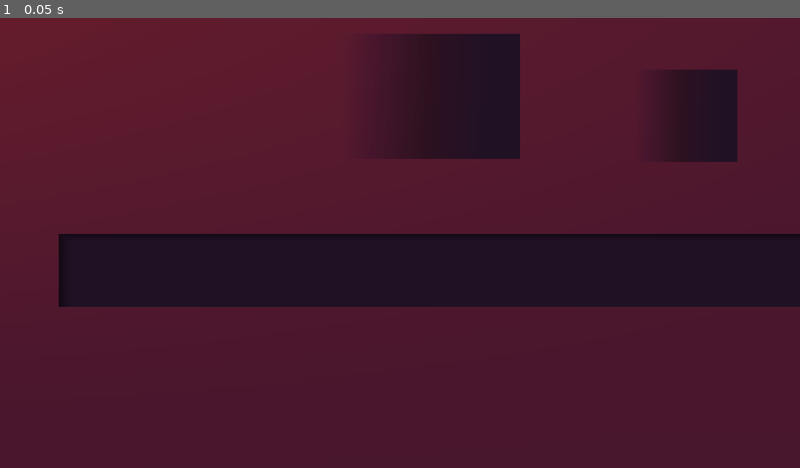
Above: before the commit, frame 1.
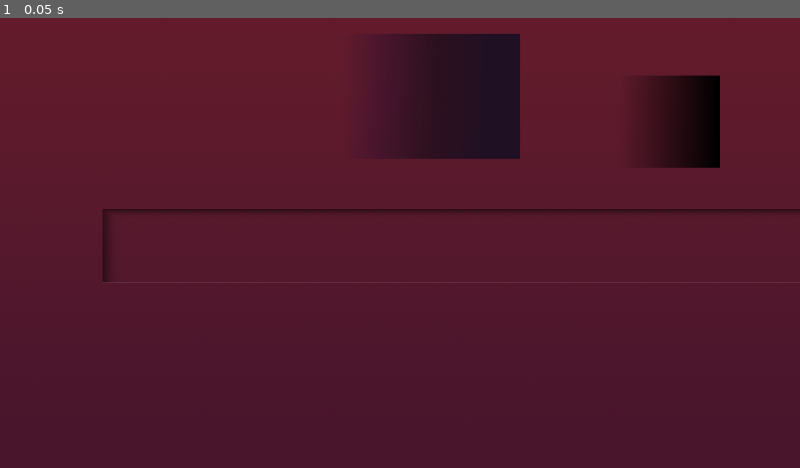
Above: after the commit, the same moment.

Repository: Aurif/az_zy-idle
Game: Godot game, scene res://scenes/main.tscn
The game is run twice, just before and just after one commit, with the same random seed, the same clock (stepped at 60 frames per second) and the same inputs.
Inputs:
- Up to frame 1 (0.05 s): no input

The runs differ from the first frame. In frame 1, 17% of the frame differs, in the area x 7-100%, y 11-65%.

Commit message:
Godot - added dithering to prevent banding in gradients

Diff:
--- a/Game Source/project.godot
+++ b/Game Source/project.godot
@@ -27,3 +27,4 @@
 
 renderer/rendering_method="gl_compatibility"
 renderer/rendering_method.mobile="gl_compatibility"
+viewport/hdr_2d=true
--- a/Game Source/scenes/main.tscn
+++ b/Game Source/scenes/main.tscn
@@ -4,11 +4,9 @@
 [ext_resource type="Shader" path="res://shaders/neuro/neuro.gdshader" id="3_e6iul"]
 [ext_resource type="Script" path="res://shaders/_common/viewport.gd" id="4_4g1lp"]
 
-[sub_resource type="ViewportTexture" id="ViewportTexture_0rkss"]
-viewport_path = NodePath("ColorShader/Viewport-L2")
-
 [sub_resource type="Gradient" id="Gradient_e7cc0"]
 interpolation_mode = 2
+offsets = PackedFloat32Array(0, 0.993506)
 colors = PackedColorArray(0.4, 0.4, 0.4, 1, 0.301961, 0.301961, 0.301961, 1)
 
 [sub_resource type="GradientTexture2D" id="GradientTexture2D_knc4w"]
@@ -34,6 +32,9 @@
 
 [sub_resource type="GradientTexture1D" id="GradientTexture1D_bncvm"]
 gradient = SubResource("Gradient_glu42")
+
+[sub_resource type="ViewportTexture" id="ViewportTexture_0rkss"]
+viewport_path = NodePath("PostProcessing/ColorShader/Viewport-L2")
 
 [sub_resource type="Gradient" id="Gradient_l1t4s"]
 offsets = PackedFloat32Array(0, 0.5)
@@ -51,7 +52,7 @@
 shader_parameter/light_color_gradient = SubResource("GradientTexture1D_uc3tr")
 
 [sub_resource type="ViewportTexture" id="ViewportTexture_sj75x"]
-viewport_path = NodePath("NeuroShader/Viewport-L3")
+viewport_path = NodePath("PostProcessing/NeuroShader/Viewport-L3")
 
 [sub_resource type="Gradient" id="Gradient_2ok5h"]
 offsets = PackedFloat32Array(0, 0.5)
@@ -69,10 +70,10 @@
 shader_parameter/light_color_gradient = SubResource("GradientTexture1D_2q1my")
 
 [sub_resource type="ViewportTexture" id="ViewportTexture_ee53u"]
-viewport_path = NodePath("NeuroShader/Viewport-L3")
+viewport_path = NodePath("PostProcessing/NeuroShader/Viewport-L3")
 
 [sub_resource type="ViewportTexture" id="ViewportTexture_8jsj3"]
-viewport_path = NodePath("PostShaderView/Viewport-L1")
+viewport_path = NodePath("PostProcessing/PostShaderView/Viewport-L1")
 
 [node name="Root" type="Control"]
 visibility_layer = 1048575
@@ -84,22 +85,84 @@
 grow_vertical = 2
 metadata/_edit_lock_ = true
 
-[node name="ColorShader" type="Control" parent="."]
-layout_mode = 1
-anchors_preset = 15
-anchor_right = 1.0
-anchor_bottom = 1.0
-grow_horizontal = 2
-grow_vertical = 2
-
-[node name="Viewport-L2" type="SubViewport" parent="ColorShader"]
-debug_draw = 1
+[node name="Background" type="Control" parent="."]
+visibility_layer = 2
+layout_mode = 1
+anchors_preset = 15
+anchor_right = 1.0
+anchor_bottom = 1.0
+grow_horizontal = 2
+grow_vertical = 2
+metadata/_edit_lock_ = true
+
+[node name="VerticalGradient" type="TextureRect" parent="Background"]
+visibility_layer = 2
+layout_mode = 1
+anchors_preset = 15
+anchor_right = 1.0
+anchor_bottom = 1.0
+grow_horizontal = 2
+grow_vertical = 2
+texture = SubResource("GradientTexture2D_knc4w")
+metadata/_edit_lock_ = true
+
+[node name="HorizontalGradient" type="TextureRect" parent="Background"]
+visible = false
+visibility_layer = 2
+layout_mode = 1
+anchors_preset = 15
+anchor_right = 1.0
+anchor_bottom = 1.0
+grow_horizontal = 2
+grow_vertical = 2
+texture = SubResource("GradientTexture2D_421af")
+metadata/_edit_lock_ = true
+
+[node name="Sprite2D2" type="Sprite2D" parent="."]
+modulate = Color(0, 0, 0, 1)
+position = Vector2(1605, 249)
+scale = Vector2(3.85156, 3.45313)
+texture = SubResource("GradientTexture2D_4qkdf")
+
+[node name="Sprite2D1" type="Sprite2D" parent="."]
+visibility_layer = 4
+position = Vector2(1436, 547)
+scale = Vector2(9.2959, 176.875)
+texture = SubResource("GradientTexture1D_bncvm")
+
+[node name="Sprite2D3" type="Sprite2D" parent="."]
+modulate = Color(0, 0, 0, 1)
+visibility_layer = 2
+position = Vector2(1033, 188)
+scale = Vector2(6.72975, 4.6808)
+texture = SubResource("GradientTexture2D_4qkdf")
+
+[node name="PostProcessing" type="Control" parent="."]
+layout_mode = 1
+anchors_preset = 15
+anchor_right = 1.0
+anchor_bottom = 1.0
+grow_horizontal = 2
+grow_vertical = 2
+
+[node name="ColorShader" type="Control" parent="PostProcessing"]
+z_index = -1
+layout_mode = 1
+anchors_preset = 15
+anchor_right = 1.0
+anchor_bottom = 1.0
+grow_horizontal = 2
+grow_vertical = 2
+metadata/_edit_lock_ = true
+
+[node name="Viewport-L2" type="SubViewport" parent="PostProcessing/ColorShader"]
+disable_3d = true
 canvas_cull_mask = 4293918722
 size = Vector2i(1920, 1080)
 render_target_update_mode = 3
 script = ExtResource("4_4g1lp")
 
-[node name="PaletteShader" type="TextureRect" parent="ColorShader"]
+[node name="PaletteShader" type="TextureRect" parent="PostProcessing/ColorShader"]
 material = ExtResource("1_rta6o")
 layout_mode = 1
 anchors_preset = 15
@@ -110,68 +173,18 @@
 texture = SubResource("ViewportTexture_0rkss")
 metadata/_edit_lock_ = true
 
-[node name="Background" type="Control" parent="."]
-visibility_layer = 2
-layout_mode = 1
-anchors_preset = 15
-anchor_right = 1.0
-anchor_bottom = 1.0
-grow_horizontal = 2
-grow_vertical = 2
-metadata/_edit_lock_ = true
-
-[node name="VerticalGradient" type="TextureRect" parent="Background"]
-visibility_layer = 2
-layout_mode = 1
-anchors_preset = 15
-anchor_right = 1.0
-anchor_bottom = 1.0
-grow_horizontal = 2
-grow_vertical = 2
-texture = SubResource("GradientTexture2D_knc4w")
-metadata/_edit_lock_ = true
-
-[node name="HorizontalGradient" type="TextureRect" parent="Background"]
-visibility_layer = 2
-layout_mode = 1
-anchors_preset = 15
-anchor_right = 1.0
-anchor_bottom = 1.0
-grow_horizontal = 2
-grow_vertical = 2
-texture = SubResource("GradientTexture2D_421af")
-metadata/_edit_lock_ = true
-
-[node name="Sprite2D2" type="Sprite2D" parent="."]
-modulate = Color(0, 0, 0, 1)
-visibility_layer = 2
-position = Vector2(1647, 235)
-scale = Vector2(3.85156, 3.45313)
-texture = SubResource("GradientTexture2D_4qkdf")
-
-[node name="Sprite2D1" type="Sprite2D" parent="."]
-visibility_layer = 6
-position = Vector2(1331, 606)
-scale = Vector2(9.2959, 176.875)
-texture = SubResource("GradientTexture1D_bncvm")
-
-[node name="Sprite2D3" type="Sprite2D" parent="."]
-modulate = Color(0, 0, 0, 1)
-visibility_layer = 2
-position = Vector2(1033, 188)
-scale = Vector2(6.72975, 4.6808)
-texture = SubResource("GradientTexture2D_4qkdf")
-
-[node name="NeuroShader" type="Control" parent="."]
-layout_mode = 1
-anchors_preset = 15
-anchor_right = 1.0
-anchor_bottom = 1.0
-grow_horizontal = 2
-grow_vertical = 2
-metadata/_edit_lock_ = true
-
-[node name="Viewport-L3" type="SubViewport" parent="NeuroShader"]
+[node name="NeuroShader" type="Control" parent="PostProcessing"]
+z_index = 4096
+layout_mode = 1
+anchors_preset = 15
+anchor_right = 1.0
+anchor_bottom = 1.0
+grow_horizontal = 2
+grow_vertical = 2
+metadata/_edit_lock_ = true
+
+[node name="Viewport-L3" type="SubViewport" parent="PostProcessing/NeuroShader"]
+disable_3d = true
 transparent_bg = true
 debug_draw = 1
 canvas_cull_mask = 4293918724
@@ -179,7 +192,7 @@
 render_target_update_mode = 3
 script = ExtResource("4_4g1lp")
 
-[node name="Shadows" type="TextureRect" parent="NeuroShader"]
+[node name="Shadows" type="TextureRect" parent="PostProcessing/NeuroShader"]
 material = SubResource("ShaderMaterial_h2x5p")
 layout_mode = 1
 anchors_preset = 15
@@ -189,8 +202,9 @@
 grow_vertical = 2
 texture = SubResource("ViewportTexture_sj75x")
 stretch_mode = 3
-
-[node name="Glare" type="TextureRect" parent="NeuroShader"]
+metadata/_edit_lock_ = true
+
+[node name="Glare" type="TextureRect" parent="PostProcessing/NeuroShader"]
 material = SubResource("ShaderMaterial_nt3lg")
 layout_mode = 1
 anchors_preset = 15
@@ -200,22 +214,26 @@
 grow_vertical = 2
 texture = SubResource("ViewportTexture_ee53u")
 stretch_mode = 3
-
-[node name="PostShaderView" type="Control" parent="."]
-layout_mode = 1
-anchors_preset = 15
-anchor_right = 1.0
-anchor_bottom = 1.0
-grow_horizontal = 2
-grow_vertical = 2
-
-[node name="Viewport-L1" type="SubViewport" parent="PostShaderView"]
+metadata/_edit_lock_ = true
+
+[node name="PostShaderView" type="Control" parent="PostProcessing"]
+z_index = 4096
+layout_mode = 1
+anchors_preset = 15
+anchor_right = 1.0
+anchor_bottom = 1.0
+grow_horizontal = 2
+grow_vertical = 2
+metadata/_edit_lock_ = true
+
+[node name="Viewport-L1" type="SubViewport" parent="PostProcessing/PostShaderView"]
+disable_3d = true
 canvas_cull_mask = 4293918721
 size = Vector2i(1920, 1080)
 render_target_update_mode = 3
 script = ExtResource("4_4g1lp")
 
-[node name="TextureRect" type="TextureRect" parent="PostShaderView"]
+[node name="TextureRect" type="TextureRect" parent="PostProcessing/PostShaderView"]
 visibility_layer = 524288
 layout_mode = 1
 anchors_preset = 15
@@ -224,3 +242,4 @@
 grow_horizontal = 2
 grow_vertical = 2
 texture = SubResource("ViewportTexture_8jsj3")
+metadata/_edit_lock_ = true
--- a/Game Source/scenes/neuro_shader.gd
+++ /dev/null
@@ -1,20 +0,0 @@
-extends Control
-
-@onready var viewport = $Viewport
-@onready var camera = viewport.get_node(^"Camera")
-@onready var view1 = $Shadows
-@onready var view2 = $Glare
-
-# Called when the node enters the scene tree for the first time.
-func _ready():
-	_on_size_changed()
-
-	get_viewport().size_changed.connect(_on_size_changed)
-
-	view1.material.set_shader_parameter("viewport", viewport.get_texture())
-	view2.material.set_shader_parameter("viewport", viewport.get_texture())
-
-
-func _on_size_changed():
-	var screen_size = get_viewport().get_visible_rect().size
-	$Viewport.size = screen_size
--- a/Game Source/shaders/palette/color_map.gdshader
+++ b/Game Source/shaders/palette/color_map.gdshader
@@ -2,13 +2,18 @@
 render_mode unshaded;
 
 uniform sampler2D gradient: hint_default_black;
-uniform float mix_amount = 1.0;
+const float precision = 1.0/255.0;
+
+float random(vec2 uv) {
+    return fract(sin(dot(uv, vec2(12.9898, 78.233))) * 43758.5453123) * 2.0 - 1.0;
+}
 
 void fragment() {
 	vec4 input_color = texture(TEXTURE, UV);
 	float greyscale_value = dot(input_color.rgb, vec3(0.299, 0.587, 0.114));
-	vec3 sampled_color = texture(gradient, vec2(greyscale_value, 0.0)).rgb;
+	float dithered_value = greyscale_value + random(UV)*precision;
+	vec3 sampled_color = texture(gradient, vec2(dithered_value, 0.0)).rgb;
 
-	COLOR.rgb = mix(input_color.rgb, sampled_color, mix_amount);
+	COLOR.rgb = sampled_color;
 	COLOR.a = input_color.a;
 }
--- a/Game Source/shaders/palette/shader.tres
+++ b/Game Source/shaders/palette/shader.tres
@@ -8,5 +8,4 @@
 
 [resource]
 shader = ExtResource("1_cp50j")
-shader_parameter/mix_amount = 1.0
 shader_parameter/gradient = SubResource("GradientTexture1D_h7h2g")
